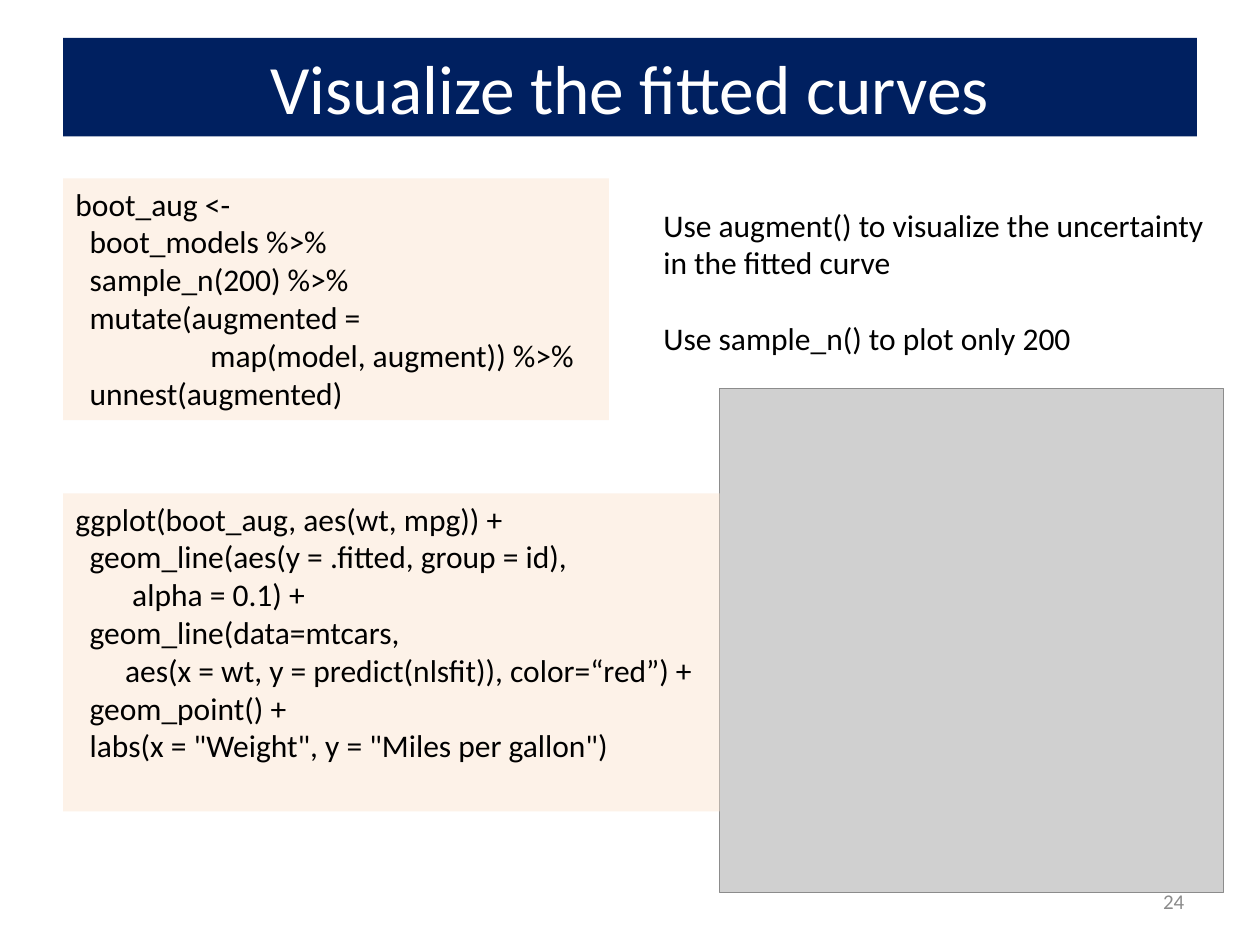
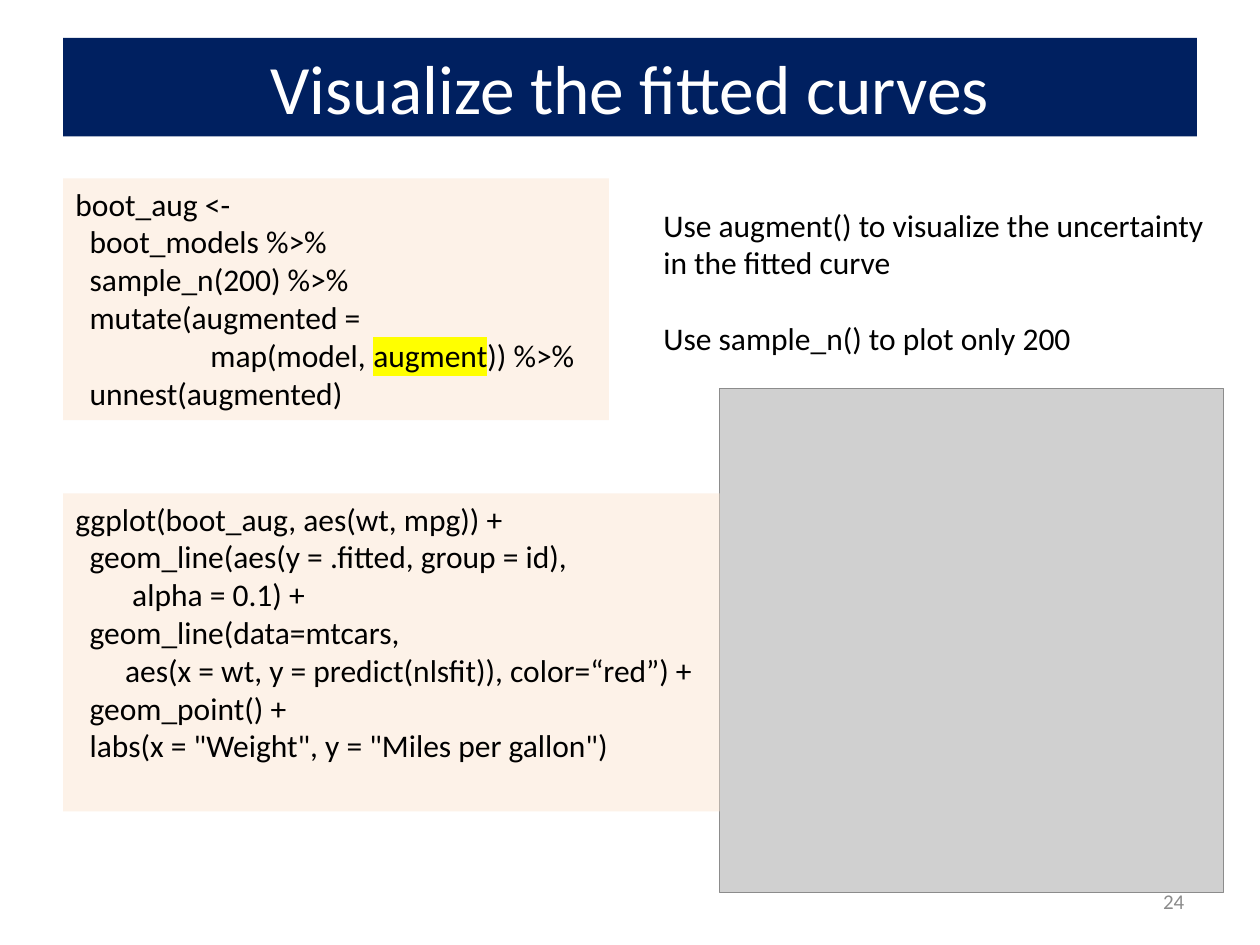
Before and after one commit to friendly/6135, a slide deck: slide 24 of lectures/bootstrap.pptx. Drawn at 1260x945 pixels with LibreOffice and Linux fonts; fonts in the diff are those of the drawing; grey boxes stand for pictures. Boxes give left, top, right and bottom in pixels: in the first picture for what was removed or moved away, otherwise in the second. Text is boxed around its words. In the diff, an @@ line names an element or a change of style, - is before the commit and + after.

```diff
--- a/lectures/bootstrap.pptx
+++ b/lectures/bootstrap.pptx
@@ text in rectangle at box(210, 340, 506, 374): highlight none to #FFFF00 in "augment))" @@
```
Also in this commit, not shown: 4 other slides changed, 7 other files.
